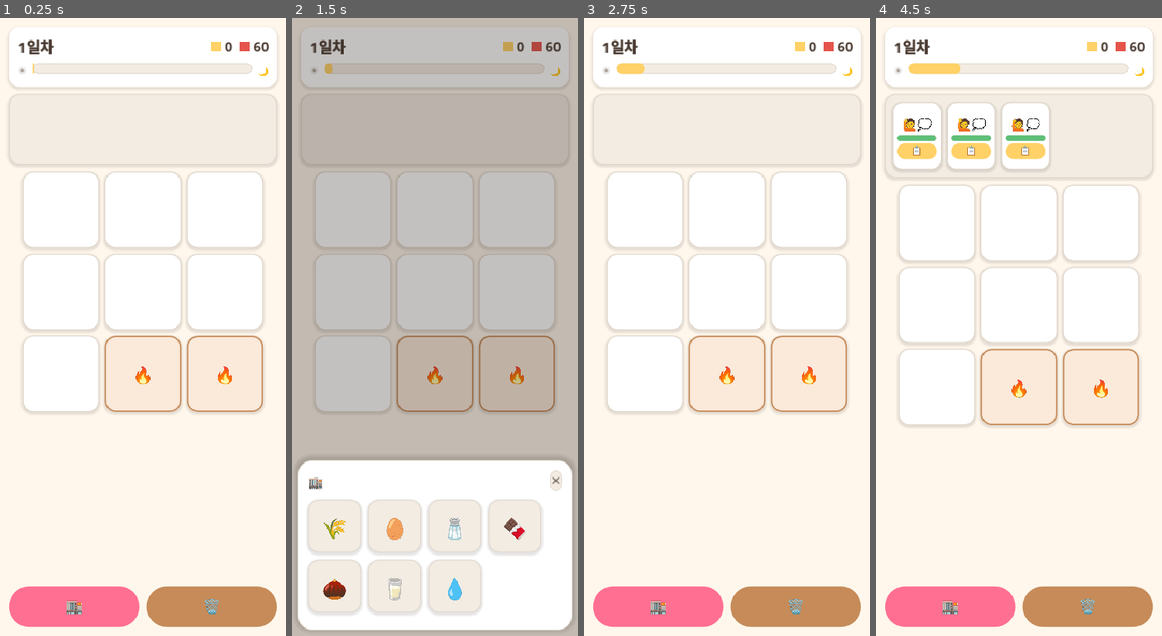
Above: before the commit, frames 1-4 (left to right).
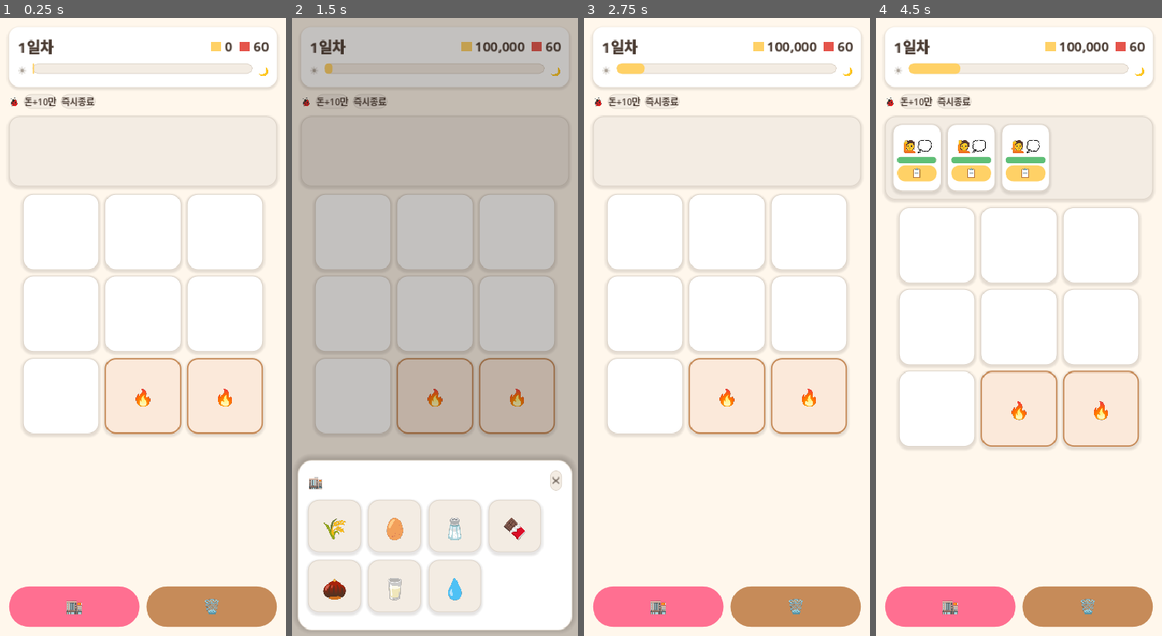
Above: after the commit, the same moments.

Repository: yellyB/game-slot-kitchen
Game: Godot game, scene res://scenes/Main.tscn
Same seed, same stepped clock (60 frames per second), same inputs: the game is played once before the commit and once after it.
Inputs:
- Up to frame 1 (0.25 s): no input
- Up to frame 2 (1.5 s): click "🗑️" (after the commit: "돈+10만") at 0.5 s; click "🏬" at 1.25 s
- Up to frame 3 (2.75 s): click "✕" at 2 s
- Up to frame 4 (4.5 s): click "🗑️" at 2.75 s; click "🏬" at 3.5 s; click "📋" at 4.25 s

The runs differ from the first frame. In frame 1, 8.5% of the frame differs, in the area x 2-98%, y 12-68%; in frame 2, 5.0%; in frame 3, 8.7%; in frame 4, 13%, in the area x 2-98%, y 3-70%.

Commit message:
chore: 디버그 버튼(돈+10만·즉시종료) 게임 화면에 추가
상단바 아래 디버그 바(🐞): 돈+10만(add_cash), 즉시종료(오늘 1초 남게).
개발 편의용.

Co-Authored-By: Claude Opus 4.8 (1M context) <noreply@anthropic.com>

Diff:
--- a/scripts/main.gd
+++ b/scripts/main.gd
@@ -41,6 +41,7 @@
 	margin.add_child(col)
 
 	col.add_child(_build_top_bar())
+	col.add_child(_build_debug())
 	col.add_child(_build_customer_queue())
 
 	_board = Board.new()
@@ -148,6 +149,28 @@
 	hours.add_child(UI.label("🌙", 14, Palette.COCOA_400))
 
 	return panel
+
+
+# ── 디버그 바 (개발용) ────────────────────────────────────
+func _build_debug() -> Control:
+	var row := HBoxContainer.new()
+	row.add_theme_constant_override("separation", 6)
+	row.add_child(UI.label("🐞", 14, Palette.COCOA_400))
+	row.add_child(_debug_btn("돈+10만", func(): _session.add_cash(100000)))
+	row.add_child(_debug_btn("즉시종료", func(): _session.debug_end_soon(1.0)))
+	return row
+
+
+func _debug_btn(text: String, cb: Callable) -> Button:
+	var b := Button.new()
+	b.text = text
+	b.add_theme_font_size_override("font_size", 12)
+	b.add_theme_color_override("font_color", Palette.COCOA_800)
+	b.add_theme_stylebox_override("normal", UI.chip(Palette.COCOA_100, Palette.COCOA_200))
+	b.add_theme_stylebox_override("hover", UI.chip(Palette.COCOA_200))
+	b.add_theme_stylebox_override("pressed", UI.chip(Palette.COCOA_200))
+	b.pressed.connect(cb)
+	return b
 
 
 # ── 손님 큐 ───────────────────────────────────────────────
--- a/scripts/session.gd
+++ b/scripts/session.gd
@@ -60,6 +60,19 @@
 	return _running
 
 
+# ── 디버그 ────────────────────────────────────────────────
+func add_cash(amount: int) -> void:  # 매출 집계 없이 소지금만
+	cash += amount
+	cash_changed.emit(cash)
+
+
+func debug_end_soon(remaining := 1.0) -> void:  # 오늘 remaining초 남게
+	if not _running:
+		return
+	_elapsed = maxf(_elapsed, Config.DAY_LENGTH - remaining)
+	progress.emit(clampf(_elapsed / Config.DAY_LENGTH, 0.0, 1.0))
+
+
 ## 영업시간 소모(창고 트립 비용 등). 시간 넘기면 마감.
 func spend_time(seconds: float) -> void:
 	if not _running:
